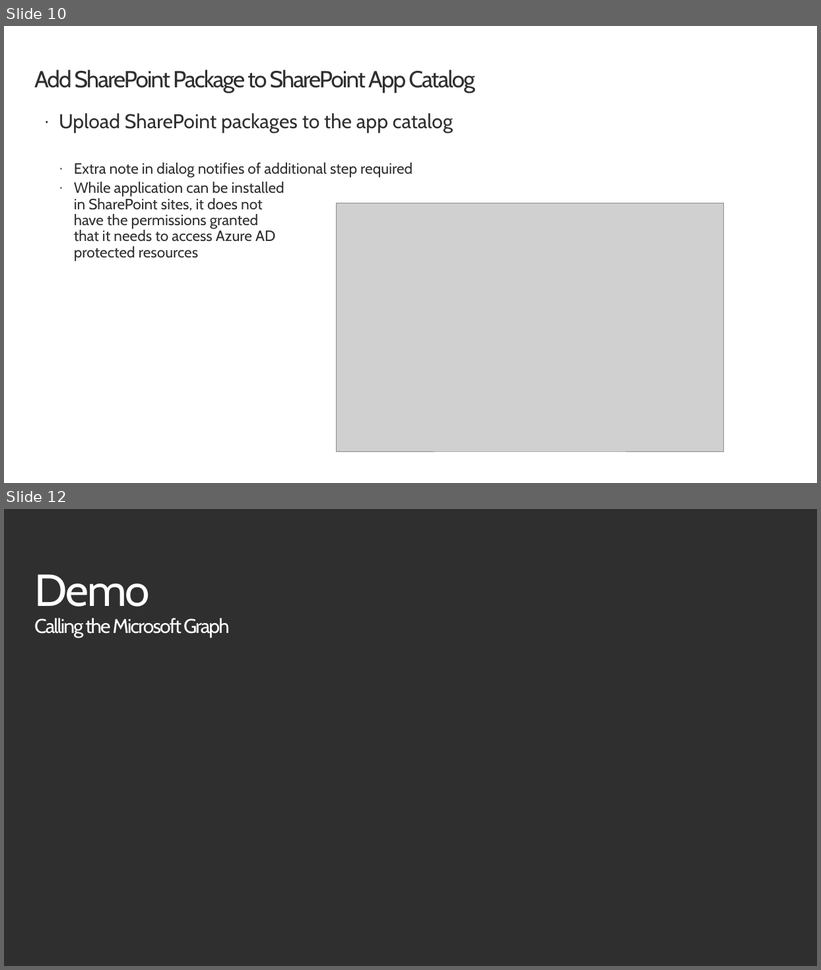
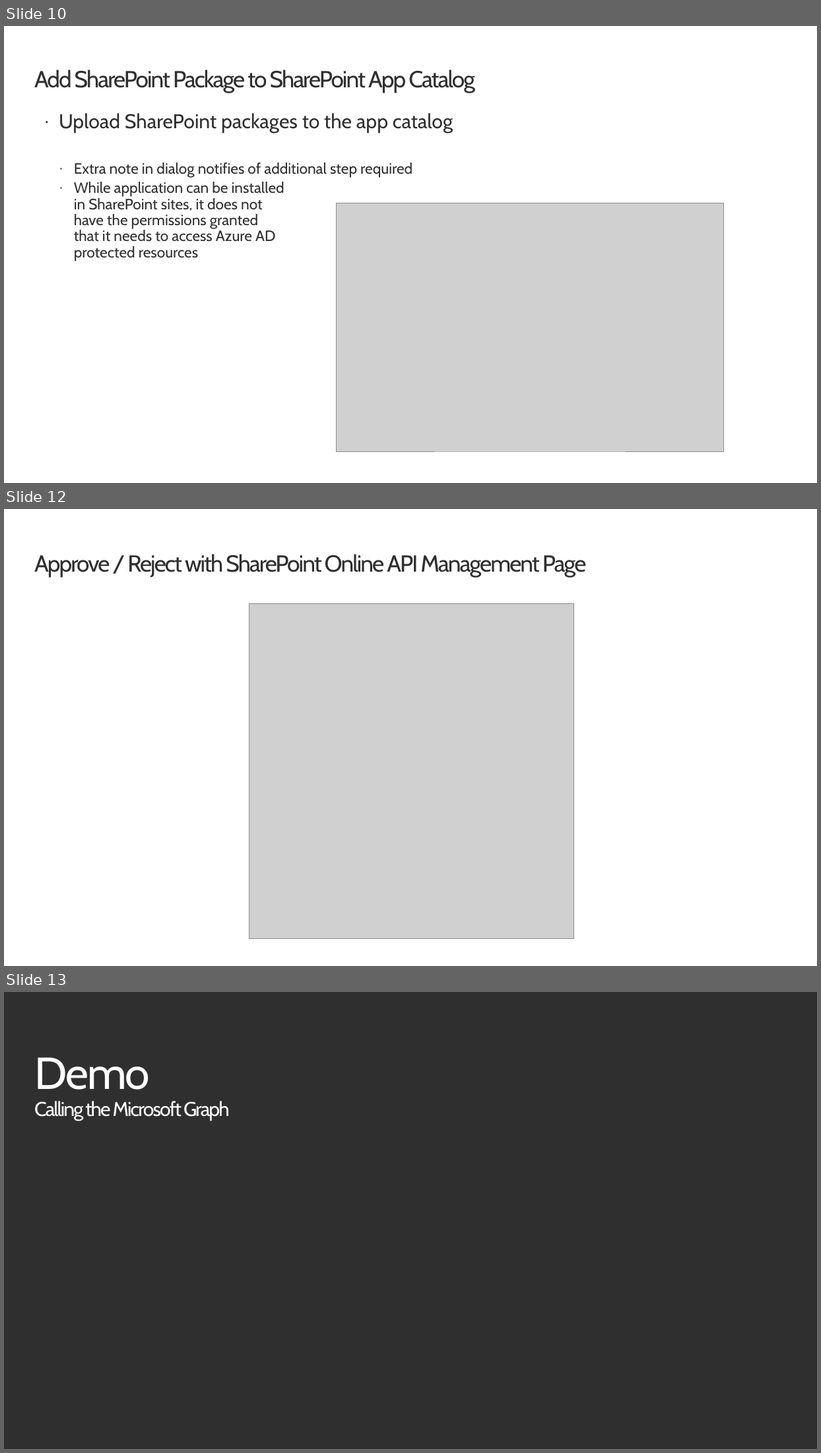
Before and after one commit to andrewconnell/sp-dev-training-spfx-graph-3rdpartyapis, a slide deck: 02 aadhttpclient.pptx. Shown one above the other, each under a label of ours: slides 10 and 12 before the commit, slides 10, 12 and 13 after it; the slides between them are not shown. The pictures are 821x970 and 821x1453 pixels, drawn with LibreOffice and Linux fonts; fonts in the diff are those of the drawing; grey boxes stand for pictures; background and template pictures are left out. Boxes give left, top, right and bottom in pixels: in the first picture for what was removed or moved away, otherwise in the second. Text is boxed around its words. In the diff, an @@ line names an element or a change of style, - is before the commit and + after.

Commit message:
Update slide deck 2

```diff
--- a/02 aadhttpclient.pptx
+++ b/02 aadhttpclient.pptx
@@ slide 12 added at bbox=[4, 509, 817, 966], background #FFFFFF @@
@@ title added at bbox=[34, 554, 586, 578], 28 pt, text #2F2F2F @@
+Approve / Reject with SharePoint Online API Management Page
@@ picture added at bbox=[249, 604, 574, 939] @@
@@ what was slide 12 is now slide 13 @@
```
Also in this commit, not shown: 1 slide changed.
